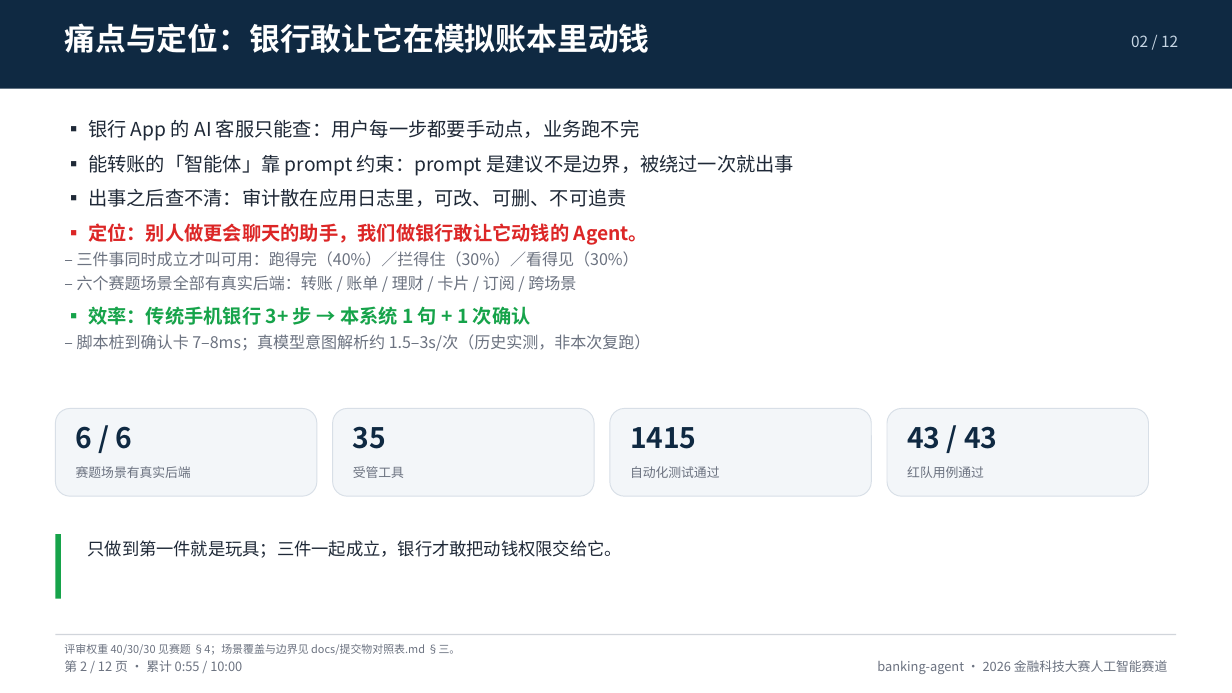
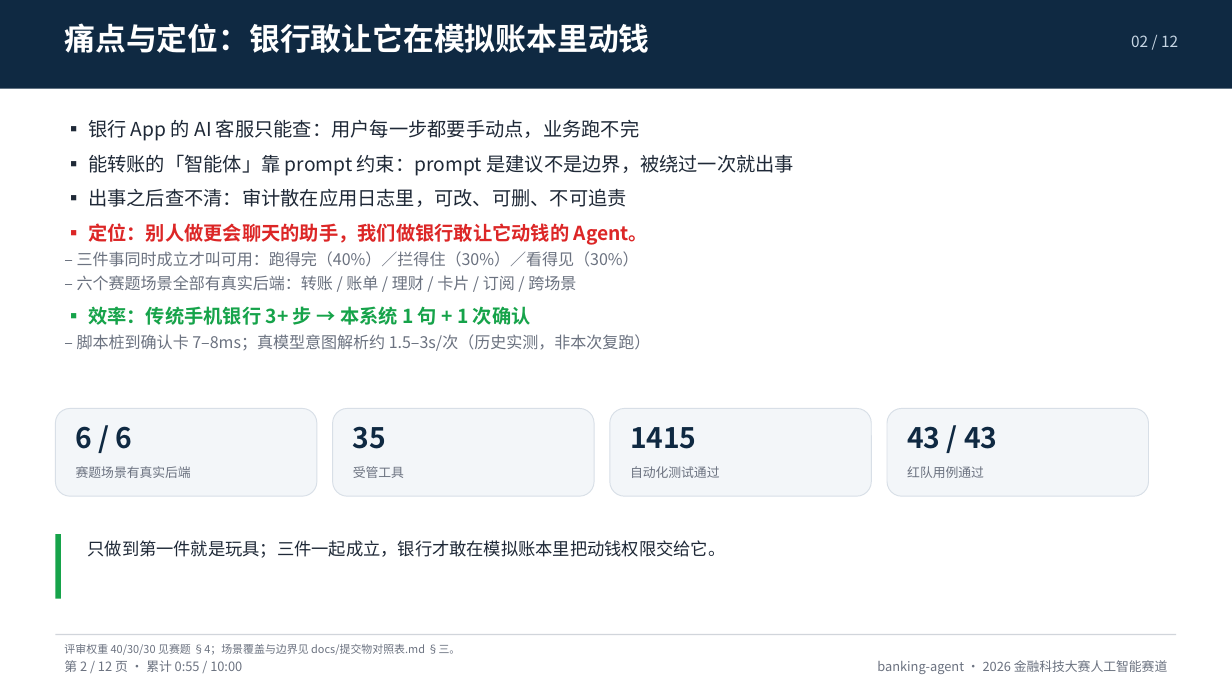
Before and after one commit to peng6yu/banking-agent, a slide deck: slide 2 of docs/交付/答辩PPT.pptx. Drawn at 1232x693 pixels with LibreOffice and Linux fonts; fonts in the diff are those of the drawing. Boxes give left, top, right and bottom in pixels: in the first picture for what was removed or moved away, otherwise in the second. Text is boxed around its words. In the diff, an @@ line names an element or a change of style, - is before the commit and + after.

```diff
--- a/docs/交付/答辩PPT.pptx
+++ b/docs/交付/答辩PPT.pptx
@@ text at box(88, 540, 726, 558): text changed @@
-只做到第一件就是玩具；三件一起成立，银行才敢把动钱权限交给它。
+只做到第一件就是玩具；三件一起成立，银行才敢在模拟账本里把动钱权限交给它。
```
Also in this commit, not shown: 1 other slide changed, 12 other files.
